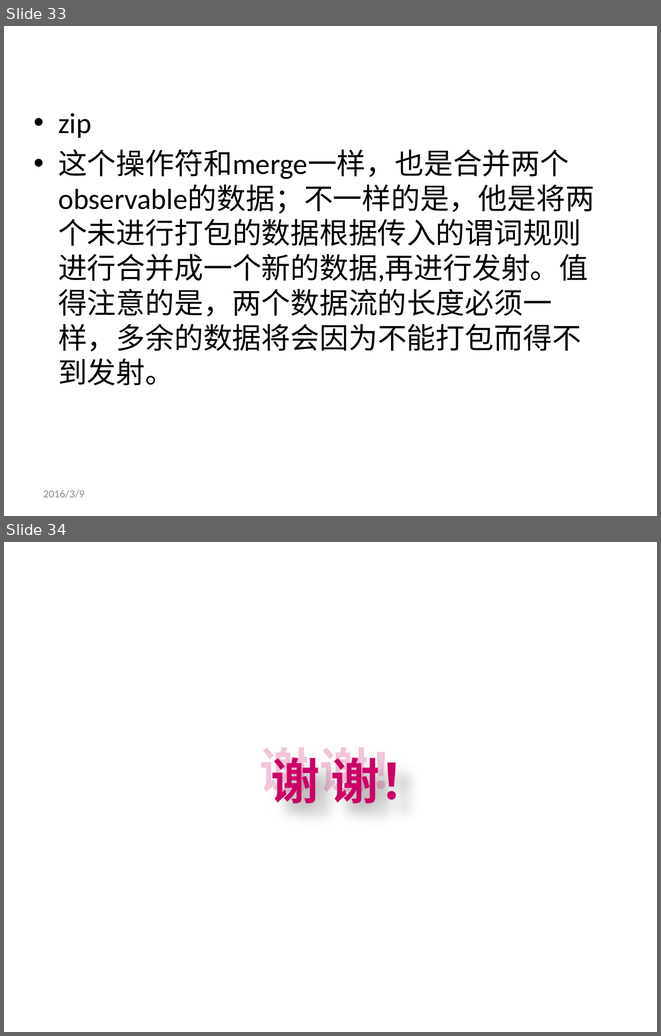
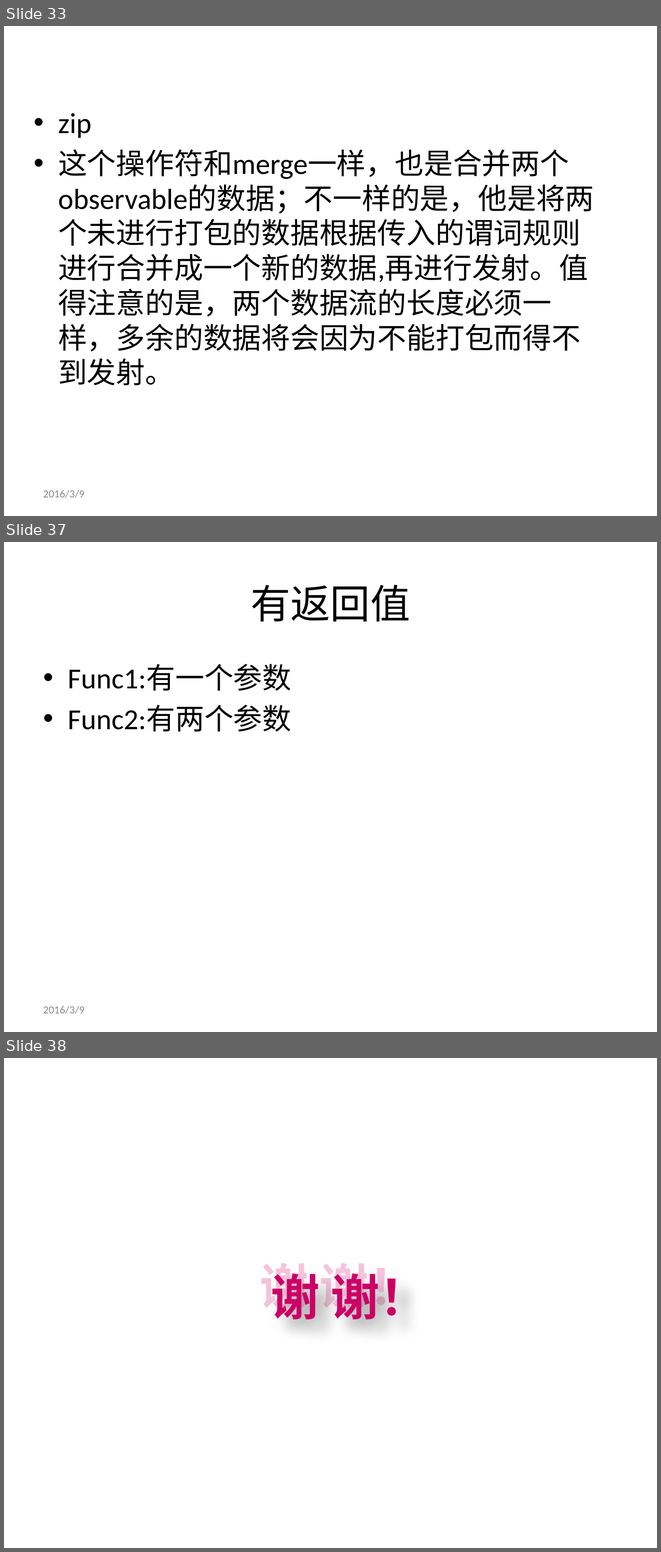
Before and after one commit to genglei-cuan/Study, a slide deck: notes/rxjava/RxJava简介.pptx. Shown one above the other, each under a label of ours: slides 33 and 34 before the commit, slides 33, 37 and 38 after it; the slides between them are not shown. The pictures are 661x1036 and 661x1552 pixels, drawn with LibreOffice and Linux fonts; fonts in the diff are those of the drawing; background and template pictures are left out. Boxes give left, top, right and bottom in pixels: in the first picture for what was removed or moved away, otherwise in the second. Text is boxed around its words. In the diff, an @@ line names an element or a change of style, - is before the commit and + after.

```diff
--- a/notes/rxjava/RxJava简介.pptx
+++ b/notes/rxjava/RxJava简介.pptx
@@ slide 37 added at bbox=[4, 542, 657, 1032], background picture (left out) @@
@@ title added at bbox=[250, 584, 410, 622], 44 pt, text #000000 @@
+有返回值
@@ text added at bbox=[68, 664, 291, 732], 32 pt, text #000000 @@
+• Func1:有一个参数
+• Func2:有两个参数
@@ text added at bbox=[43, 1006, 85, 1014], 12 pt, text #898989 @@
+2016/3/9
@@ what was slide 34 is now slide 38 @@
```
Also in this commit, not shown: 3 slides changed, 3 other slides added, 1 other file.
